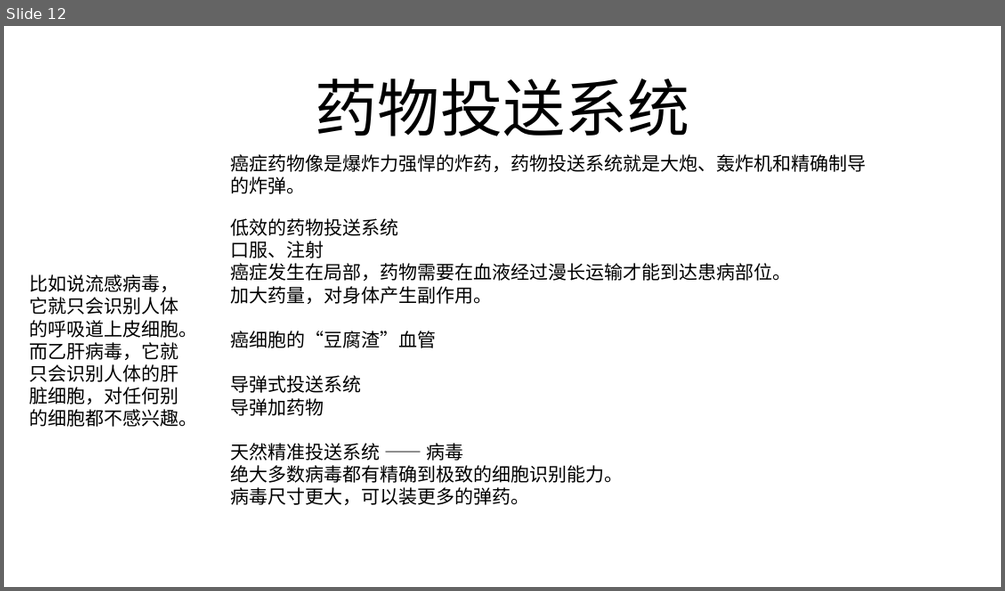
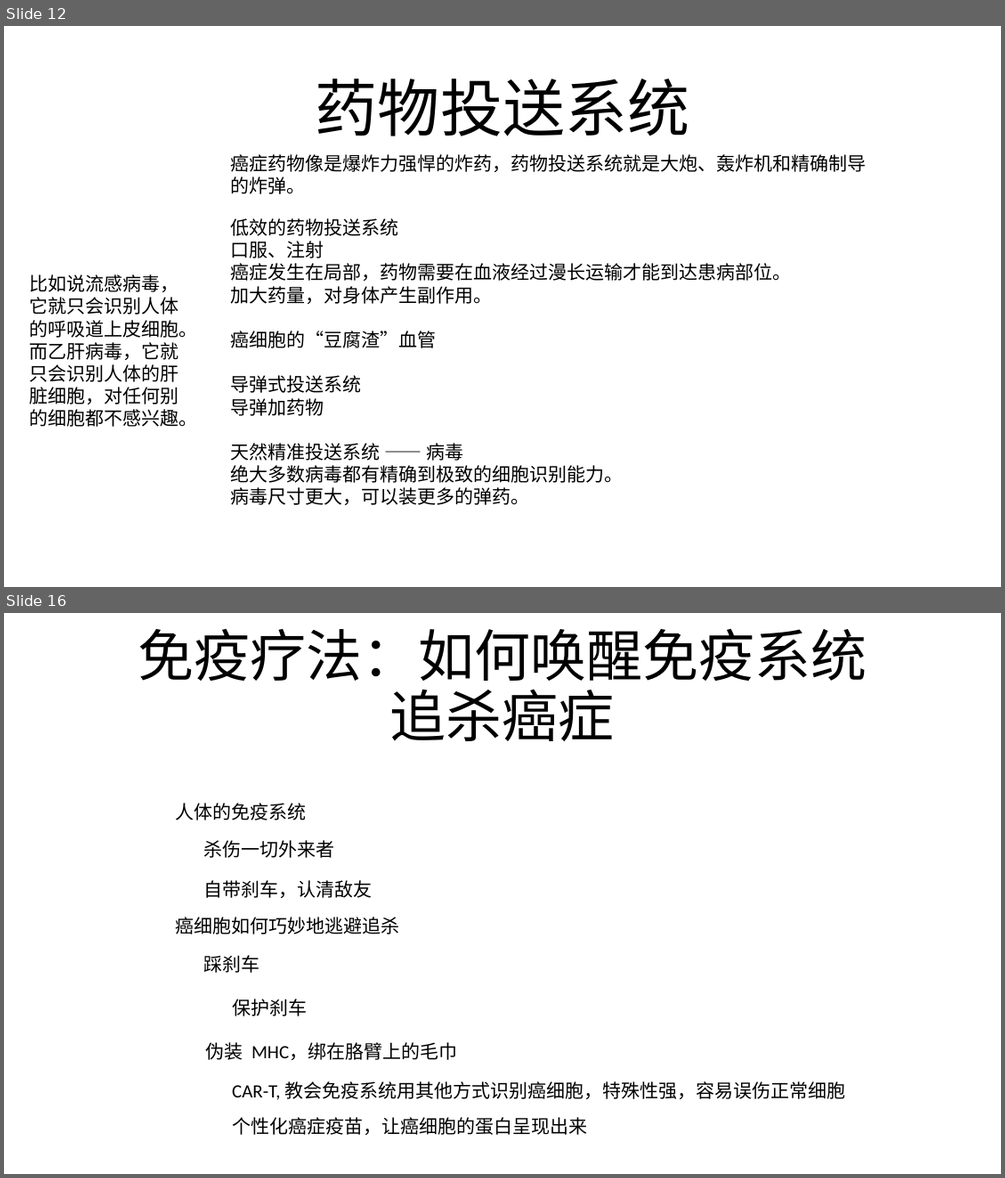
Before and after one commit to FredJiangFei/freetalk, a slide deck: 癌症/New Microsoft PowerPoint Presentation.pptx. Shown one above the other, each under a label of ours: slide 12 before the commit, slides 12 and 16 after it; the slides between them are not shown. The pictures are 1005x591 and 1005x1178 pixels, drawn with LibreOffice and Linux fonts; fonts in the diff are those of the drawing. Boxes give left, top, right and bottom in pixels: in the first picture for what was removed or moved away, otherwise in the second. Text is boxed around its words. In the diff, an @@ line names an element or a change of style, - is before the commit and + after.

```diff
--- a/癌症/New Microsoft PowerPoint Presentation.pptx
+++ b/癌症/New Microsoft PowerPoint Presentation.pptx
@@ slide 16 added at (x1=4, y1=613, x2=1001, y2=1174), background #FFFFFF @@
@@ title added at (x1=138, y1=629, x2=866, y2=741), 54 pt, text #000000 @@
+免疫疗法：如何唤醒免疫系统追杀癌症
@@ text added at (x1=175, y1=803, x2=306, y2=820), 18 pt, text #000000 @@
+人体的免疫系统
@@ text added at (x1=204, y1=840, x2=335, y2=858), 18 pt, text #000000 @@
+杀伤一切外来者
@@ text added at (x1=204, y1=880, x2=372, y2=898), 18 pt, text #000000 @@
+自带刹车，认清敌友
@@ text added at (x1=176, y1=916, x2=400, y2=934), 18 pt, text #000000 @@
+癌细胞如何巧妙地逃避追杀
@@ text added at (x1=204, y1=955, x2=260, y2=973), 18 pt, text #000000 @@
+踩刹车
@@ text added at (x1=232, y1=998, x2=307, y2=1016), 18 pt, text #000000 @@
+保护刹车
@@ text added at (x1=206, y1=1042, x2=457, y2=1060), 18 pt, text #000000 @@
+伪装 MHC，绑在胳臂上的毛巾
@@ text added at (x1=232, y1=1081, x2=845, y2=1100), 18 pt, text #000000 @@
+CAR-T, 教会免疫系统用其他方式识别癌细胞，特殊性强，容易误伤正常细胞
@@ text added at (x1=232, y1=1117, x2=587, y2=1135), 18 pt, text #000000 @@
+个性化癌症疫苗，让癌细胞的蛋白呈现出来
```
Also in this commit, not shown: 1 slide changed, 4 other slides added, 1 other file.
